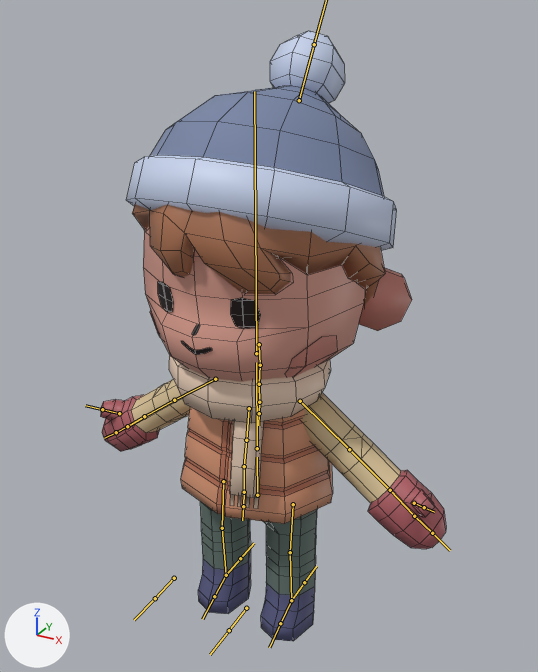
The FBX model CollegeGameJam/Assets/Models/KarinaModels/player.fbx: old version first, new version second.
Camera for both pictures: a 50 mm lens placed at (2.19, -3.81, 4.14), pointed at (0.1, -0.01, 2.24). Lighting does not change. The marker at lower left points along +X, +Y and +Z. The bones that bend it are drawn over the model as lines. Mesh edges are drawn as thin lines.

Names of what the first picture shows: 'boy'.
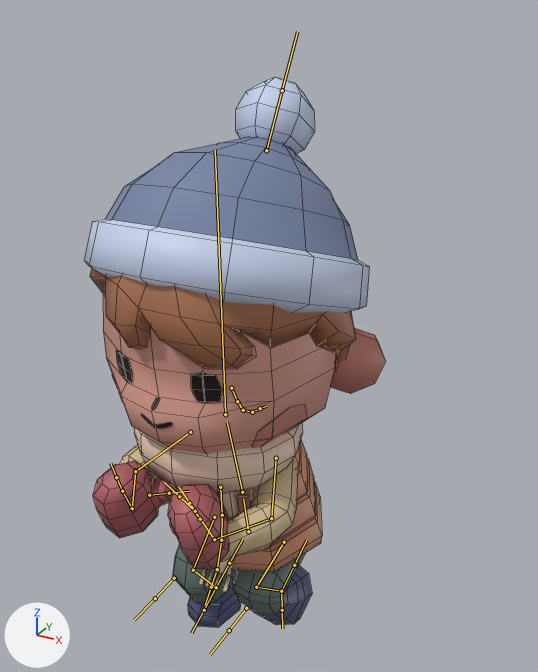
The newer file adds an action. The first version stands in its rest pose; the second is drawn at frame 86 of the action 'boyArmature|PPush'.

Where the change shows, as pixel boxes [x1, y1, x2, y2] in the pictures (538 x 672 px):
'boy', posed (13% narrower, 10% shorter)
    before: [100, 30, 446, 641]
    after: [84, 77, 386, 628]
bone 'Hips', root to tip
    before: (257, 495) to (257, 457)
    after: (248, 531) to (243, 499)
bone 'Torso', root to tip
    before: (257, 448) to (256, 362)
    after: (242, 492) to (227, 422)
bone 'Head', root to tip
    before: (256, 353) to (254, 91)
    after: (225, 414) to (215, 150)
bone 'UpperArm.L', root to tip
    before: (300, 401) to (349, 449)
    after: (276, 458) to (271, 518)
bone 'LowerArm.L', root to tip
    before: (349, 449) to (390, 490)
    after: (271, 518) to (214, 539)
bone 'Palm.L', root to tip
    before: (390, 490) to (413, 514)
    after: (214, 539) to (201, 520)
bone 'ScarfFront1', root to tip
    before: (249, 408) to (246, 440)
    after: (220, 487) to (222, 515)
bone 'ScarfFront2', root to tip
    before: (246, 440) to (244, 466)
    after: (222, 515) to (221, 540)
bone 'ScarfFront3', root to tip
    before: (244, 466) to (244, 492)
    after: (221, 540) to (217, 569)
bone 'ScarfFront4', root to tip
    before: (244, 492) to (243, 506)
    after: (217, 569) to (211, 587)
bone 'ScarfBack1', root to tip
    before: (259, 344) to (260, 365)
    after: (231, 388) to (237, 401)
bone 'ScarfBack2', root to tip
    before: (260, 365) to (259, 384)
    after: (237, 401) to (243, 410)
bone 'ScarfBack3', root to tip
    before: (259, 384) to (259, 402)
    after: (243, 410) to (252, 412)
bone 'ScarfBack4', root to tip
    before: (259, 402) to (259, 413)
    after: (252, 412) to (260, 408)
bone 'UpperArm.R', root to tip
    before: (215, 379) to (174, 400)
    after: (190, 432) to (135, 471)
bone 'LowerArm.R', root to tip
    before: (174, 400) to (144, 416)
    after: (135, 471) to (132, 508)
bone 'Palm.R', root to tip
    before: (144, 416) to (128, 426)
    after: (132, 508) to (123, 492)
bone 'UpperLeg.L', root to tip
    before: (293, 504) to (290, 552)
    after: (284, 542) to (256, 587)
bone 'LowerLeg.L', root to tip
    before: (290, 552) to (291, 600)
    after: (256, 587) to (281, 591)
bone 'Foot.L', root to tip
    before: (291, 600) to (280, 623)
    after: (281, 591) to (282, 610)
bone 'UpperLeg.R', root to tip
    before: (223, 481) to (222, 528)
    after: (214, 517) to (193, 570)
bone 'LowerLeg.R', root to tip
    before: (222, 528) to (226, 575)
    after: (193, 570) to (216, 587)
bone 'Foot.R', root to tip
    before: (226, 575) to (214, 596)
    after: (216, 587) to (204, 610)

The edits, one by one:
Bone 'Hips' (bone_hips) moves from (0.0, 0.0, 0.0) to (0.0, -0.226, 0.129).
Bone 'Hips' (bone_hips) turns from (0, 0, 0) to (11, 0, 0) degrees about its own x, y and z.
Bone 'Torso' (bone_torso) turns from (0, 0, 0) to (4, 0, 0) degrees about its own x, y and z.
Bone 'Head' (bone_head) turns from (0, 0, 0) to (-14, 0, 0) degrees about its own x, y and z.
Bone 'UpperArm.L' (bone_upperarm_l) turns from (0, 0, 0) to (90, 24, 113) degrees about its own x, y and z.
Bone 'LowerArm.L' (bone_lowerarm_l) turns from (0, 0, 0) to (-1, 10, 61) degrees about its own x, y and z.
Bone 'Palm.L' (bone_palm_l) turns from (0, 0, 0) to (-71, -10, 26) degrees about its own x, y and z.
Bone 'ScarfFront1' (bone_scarffront1) turns from (0, 0, 0) to (-3, 0, 0) degrees about its own x, y and z.
Bone 'ScarfFront2' (bone_scarffront2) turns from (0, 0, 0) to (-7, 0, 0) degrees about its own x, y and z.
Bone 'ScarfFront3' (bone_scarffront3) turns from (0, 0, 0) to (-22, 0, 0) degrees about its own x, y and z.
Bone 'ScarfFront4' (bone_scarffront4) turns from (0, 0, 0) to (-19, -1, 0) degrees about its own x, y and z.
Bone 'ScarfBack1' (bone_scarfback1) turns from (0, 0, 0) to (3, 0, 0) degrees about its own x, y and z.
Bone 'ScarfBack2' (bone_scarfback2) turns from (0, 0, 0) to (10, 2, 0) degrees about its own x, y and z.
Bone 'ScarfBack3' (bone_scarfback3) turns from (0, 0, 0) to (15, 2, 0) degrees about its own x, y and z.
Bone 'ScarfBack4' (bone_scarfback4) turns from (0, 0, 0) to (15, 3, 0) degrees about its own x, y and z.
Bone 'UpperArm.R' (bone_upperarm_r) turns from (0, 0, 0) to (90, -24, -113) degrees about its own x, y and z.
Bone 'LowerArm.R' (bone_lowerarm_r) turns from (0, 0, 0) to (-1, -10, -61) degrees about its own x, y and z.
Bone 'Palm.R' (bone_palm_r) turns from (0, 0, 0) to (-71, 10, -26) degrees about its own x, y and z.
Bone 'UpperLeg.L' (bone_upperleg_l) turns from (0, 0, 0) to (82, 0, 0) degrees about its own x, y and z.
Bone 'LowerLeg.L' (bone_lowerleg_l) turns from (0, 0, 0) to (-115, 0, 0) degrees about its own x, y and z.
Bone 'Foot.L' (bone_foot_l) turns from (0, 0, 0) to (-26, 0, 0) degrees about its own x, y and z.
Bone 'UpperLeg.R' (bone_upperleg_r) turns from (0, 0, 0) to (54, 0, 0) degrees about its own x, y and z.
Bone 'LowerLeg.R' (bone_lowerleg_r) turns from (0, 0, 0) to (-76, 0, 0) degrees about its own x, y and z.
Bone 'Foot.R' (bone_foot_r) turns from (0, 0, 0) to (31, 0, 0) degrees about its own x, y and z.
